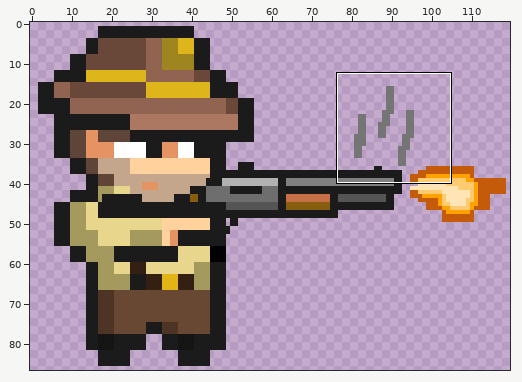
A sprite sheet gets an edit: ZombiesAttack/src/main/resources/rifle-attack-right.png. Above: a wide view before the commit, with the close-up outlined.
Close-up. As it was:
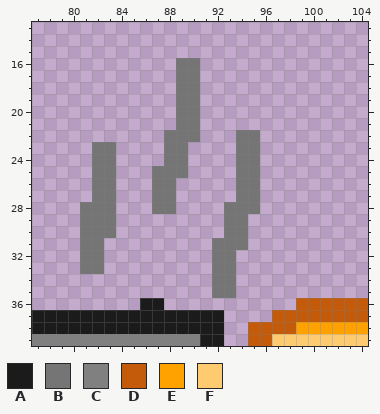
The file is 118x90 pixels. Colours within 5 levels of each other are drawn and written as one. Shown: x 77..104, y 13..39. The old version is drawn lined up with the new one, on the new canvas.
Palette (. is transparent): A #1b1b1b  B #757575  C #808080  D #c45b0a  E #ffa200  F #ffcb70
Pixels before, first column x 77:
16 ............BB..............
17 ............BB..............
18 ............BB..............
19 ............BB..............
20 ............BB..............
21 ............BB..............
22 ...........BBB...BB.........
23 .....BB....BB....BB.........
24 .....BB....BB....BB.........
25 .....BB...BBB....BB.........
26 .....BB...BB.....BB.........
27 .....BB...BB.....BB.........
28 ....BBB...BB....BBB.........
29 ....BBB.........BB..........
30 ....BBB.........BB..........
31 ....BB.........BBB..........
32 ....BB.........BB...........
33 ....BB.........BB...........
34 ...............BB...........
35 ...............BB...........
36 .........AA...........DDDDDD
37 AAAAAAAAAAAAAAAA....DDDDDDDD
38 AAAAAAAAAAAAAAAA..DDDDEEEEEE
39 CCCCCCCCCCCCCCAA..DDFFFFFFFF
And afterwards:
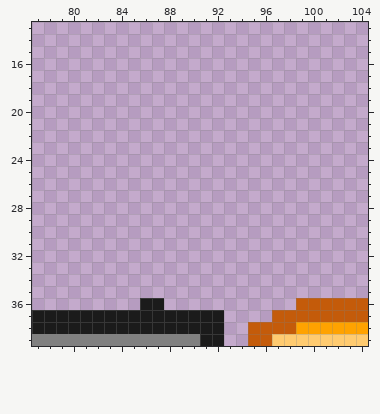
What changed:
canvas 118x90 -> 120x87, the old top-left corner now at 2,-3 (the part of the old canvas that was cut away was empty and is not shown)
Changed rows in their new state; - is an unchanged pixel.
first column x 81:
16 --------..-----
17 --------..-----
18 --------..-----
19 --------..-----
20 --------..-----
21 --------..-----
22 -------...---..
23 -..----..----..
24 -..----..----..
25 -..---...----..
26 -..---..-----..
27 -..---..-----..
28 ...---..----...
29 ...---------..-
30 ...---------..-
31 ..---------...-
32 ..---------..--
33 ..---------..--
34 -----------..--
35 -----------..--
Changed places in both close-ups, as pixel boxes (x1, y1, x2, y2):
erased: (80, 58, 260, 298)
